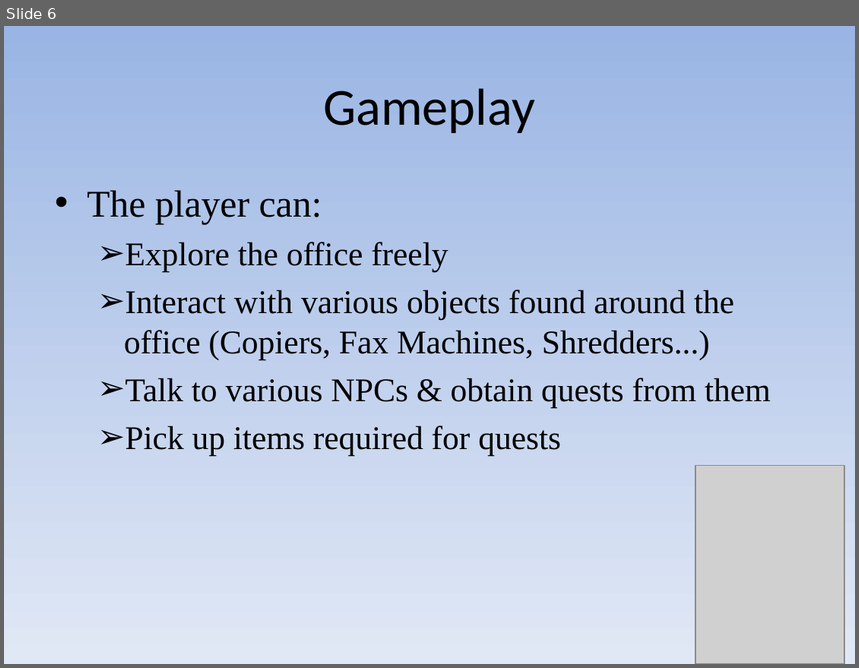
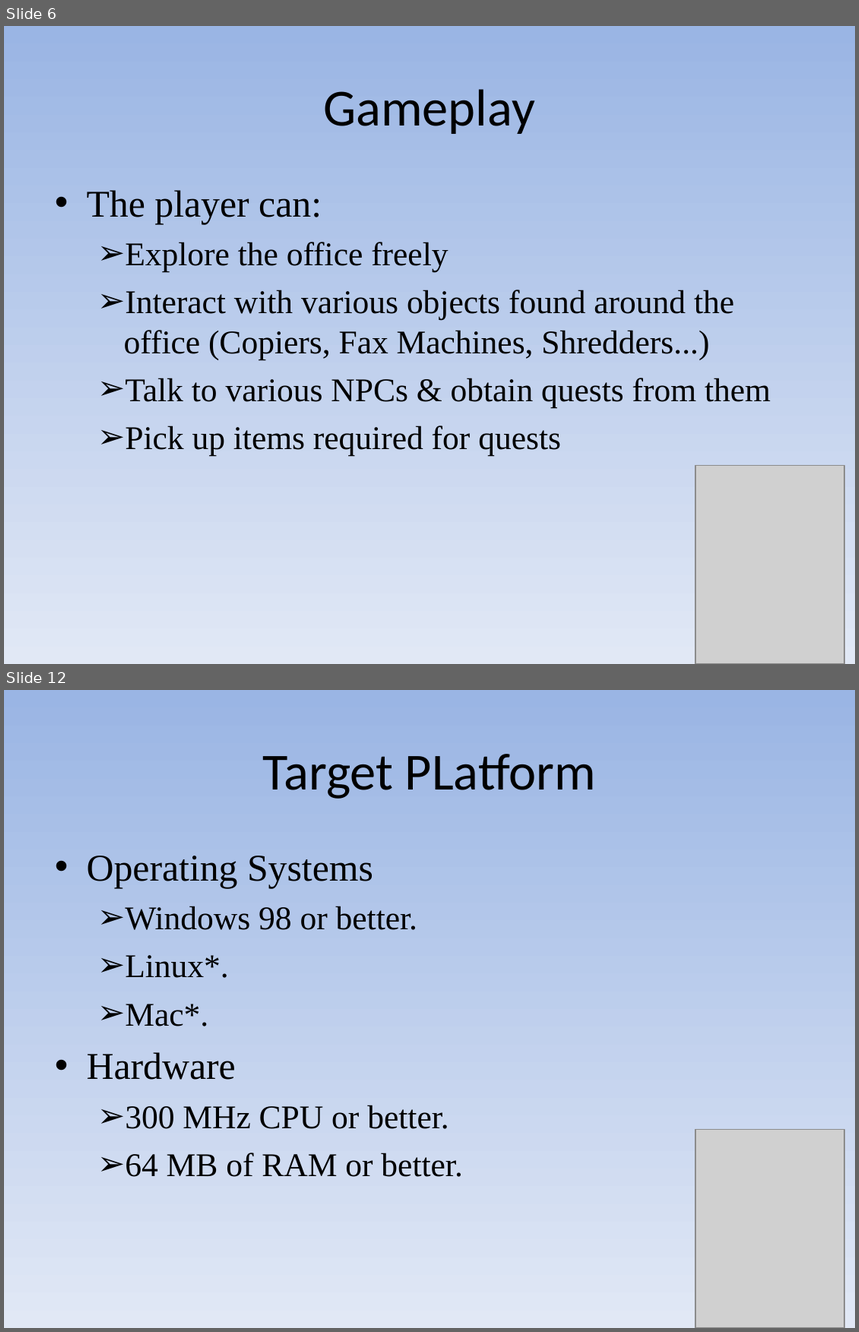
Before and after one commit to bambams/intern-quest-old, a slide deck: docs/proposal_show.pps. Shown one above the other, each under a label of ours: slide 6 before the commit, slides 6 and 12 after it; the slides between them are not shown. The pictures are 859x668 and 859x1332 pixels, drawn with LibreOffice and Linux fonts; fonts in the diff are those of the drawing; grey boxes stand for pictures. Boxes give left, top, right and bottom in pixels: in the first picture for what was removed or moved away, otherwise in the second. Text is boxed around its words. In the diff, an @@ line names an element or a change of style, - is before the commit and + after.

```diff
--- a/docs/proposal_show.pps
+++ b/docs/proposal_show.pps
@@ slide 12 added at box(4, 690, 855, 1328), background gradient #9AB5E4 to #E1E8F5 @@
@@ text added at box(262, 754, 596, 799), 44 pt, text #000000 @@
+Target PLatform
@@ text added at box(87, 856, 462, 1177), 28 pt, text #000000 @@
+• Operating Systems
+  ➢ Windows 98 or better.
+  ➢ Linux*.
+  ➢ Mac*.
+• Hardware
+  ➢ 300 MHz CPU or better.
+  ➢ 64 MB of RAM or better.
@@ picture added at box(696, 1129, 845, 1328) @@
@@ slide 6 changed as well @@
@@ text "The player can:" at box(87, 190, 771, 456): indent changed @@
```
Also in this commit, not shown: 4 other slides changed, 8 other slides added.
